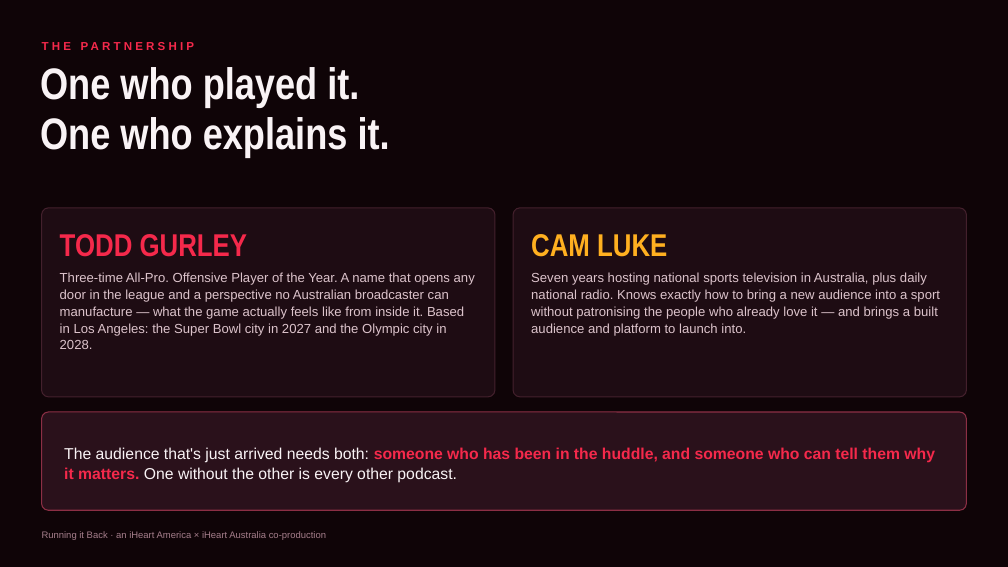
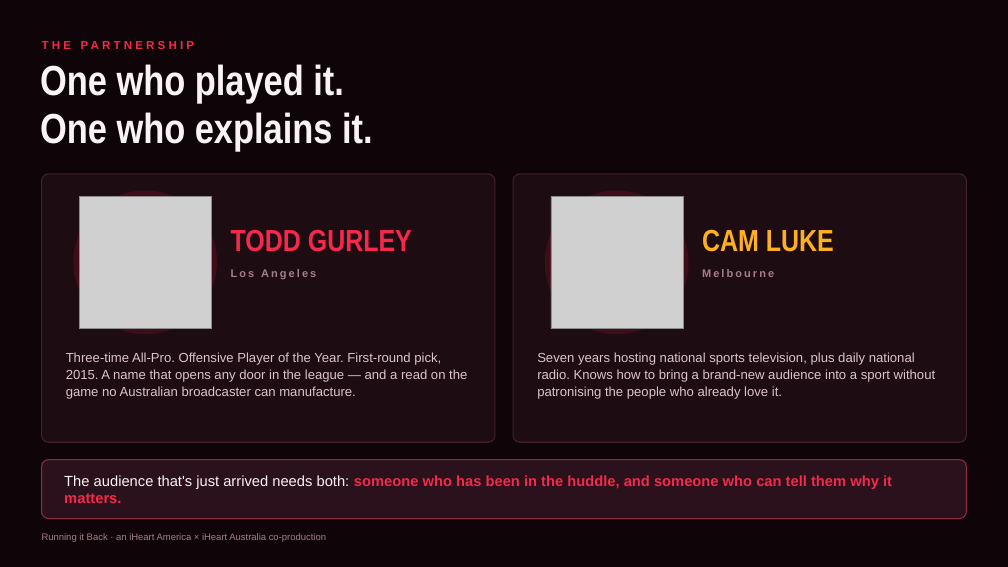
Before and after one commit to jvanders33/Armchair-NFL, a slide deck: slide 5 of pitch/Running-it-Back-Gurley.pptx. Drawn at 1008x567 pixels with LibreOffice and Linux fonts; fonts in the diff are those of the drawing; grey boxes stand for pictures. Boxes give left, top, right and bottom in pixels: in the first picture for what was removed or moved away, otherwise in the second. Text is boxed around its words. In the diff, an @@ line names an element or a change of style, - is before the commit and + after.

```diff
--- a/pitch/Running-it-Back-Gurley.pptx
+++ b/pitch/Running-it-Back-Gurley.pptx
@@ text "One who played it." at bbox=[40, 64, 373, 151]: size 42 to 40 pt @@
@@ rounded rectangle: place and size @@
-rounded rectangle at bbox=[42, 208, 495, 397]
+rounded rectangle at bbox=[42, 174, 495, 442]
@@ rounded rectangle: place and size @@
-rounded rectangle at bbox=[513, 208, 967, 397]
+rounded rectangle at bbox=[513, 174, 967, 442]
@@ ellipse added at bbox=[73, 191, 217, 334], fill #8C0F27 at 30% opacity @@
@@ picture added at bbox=[79, 197, 212, 329] @@
@@ ellipse added at bbox=[545, 191, 689, 334], fill #8C0F27 at 30% opacity @@
@@ picture added at bbox=[551, 197, 684, 329] @@
@@ text "TODD GURLEY" at bbox=[231, 229, 412, 252]: size 30 to 29 pt @@
@@ text "TODD GURLEY": place and size @@
-text "TODD GURLEY" at bbox=[60, 234, 247, 257]
+text "TODD GURLEY" at bbox=[231, 229, 412, 252]
@@ text "CAM LUKE": place and size @@
-text "CAM LUKE" at bbox=[531, 234, 667, 257]
+text "CAM LUKE" at bbox=[702, 229, 834, 252]
@@ text "CAM LUKE" at bbox=[702, 229, 834, 252]: size 30 to 29 pt @@
@@ text added at bbox=[231, 269, 316, 279], 10.5 pt, text #A57E8B, bold @@
+Los Angeles
@@ text added at bbox=[702, 269, 774, 277], 10.5 pt, text #A57E8B, bold @@
+Melbourne
@@ text at bbox=[66, 352, 467, 399]: text changed @@
-Three-time All-Pro. Offensive Player of the Year. A name that opens any door in the league and a perspective no Australian broadcaster can manufacture — what the game actually feels like from inside it. Based in Los Angeles: the Super Bowl city in 2027 and the Olympic city in 2028.
+Three-time All-Pro. Offensive Player of the Year. First-round pick, 2015. A name that opens any door in the league — and a read on the game no Australian broadcaster can manufacture.
@@ text at bbox=[537, 352, 936, 399]: text changed @@
-Seven years hosting national sports television in Australia, plus daily national radio. Knows exactly how to bring a new audience into a sport without patronising the people who already love it — and brings a built audience and platform to launch into.
+Seven years hosting national sports television, plus daily national radio. Knows how to bring a brand-new audience into a sport without patronising the people who already love it.
@@ proportions changed in 3 elements at bbox=[42, 174, 495, 442], bbox=[513, 174, 967, 442], bbox=[42, 460, 966, 519] @@
@@ rounded rectangle: place and size @@
-rounded rectangle at bbox=[42, 412, 966, 510]
+rounded rectangle at bbox=[42, 460, 966, 519]
@@ text at bbox=[64, 475, 892, 503]: text changed; size 15 to 14 pt; text colour #F9F3F5 to #F5294B; bold on @@
-The audience that's just arrived needs both: someone who has been in the huddle, and someone who can tell them why it matters. One without the other is every other podcast.
+The audience that's just arrived needs both: someone who has been in the huddle, and someone who can tell them why it matters.
```
Also in this commit, not shown: 6 other slides changed, 1 slide added, 9 other files.
